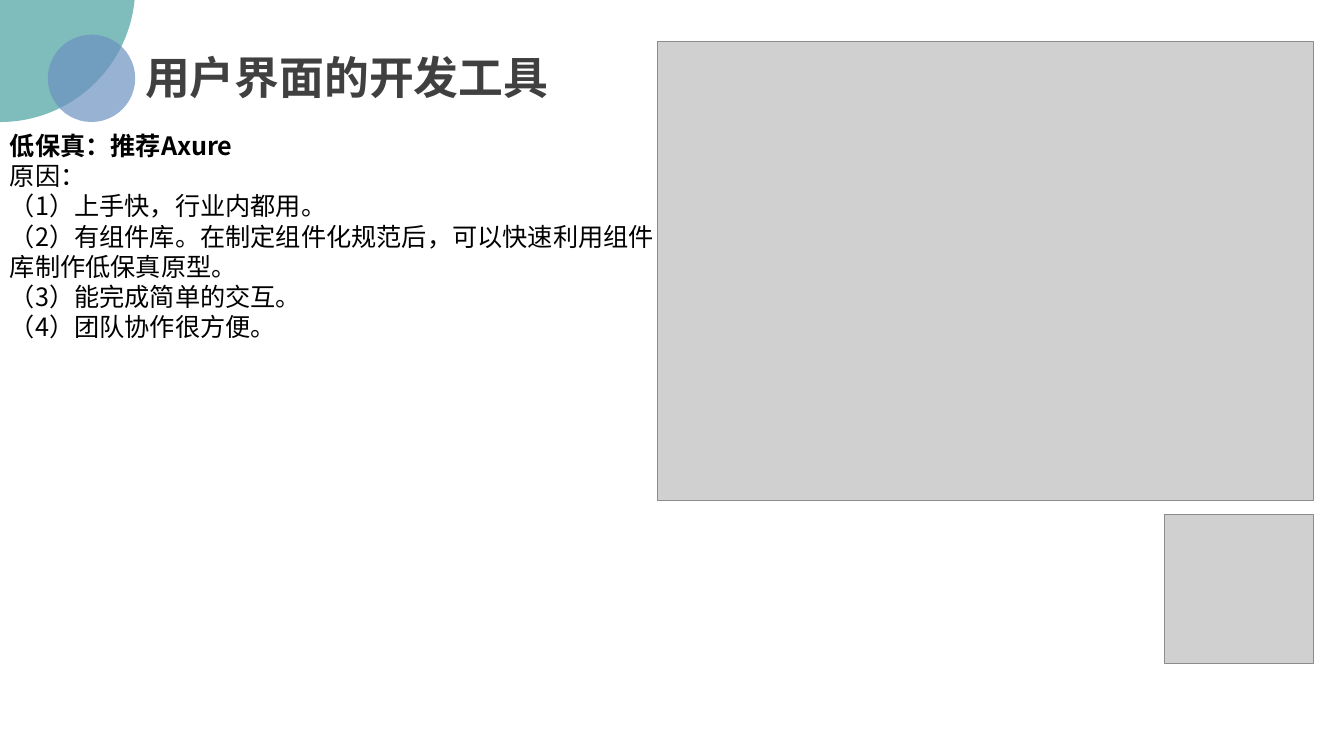
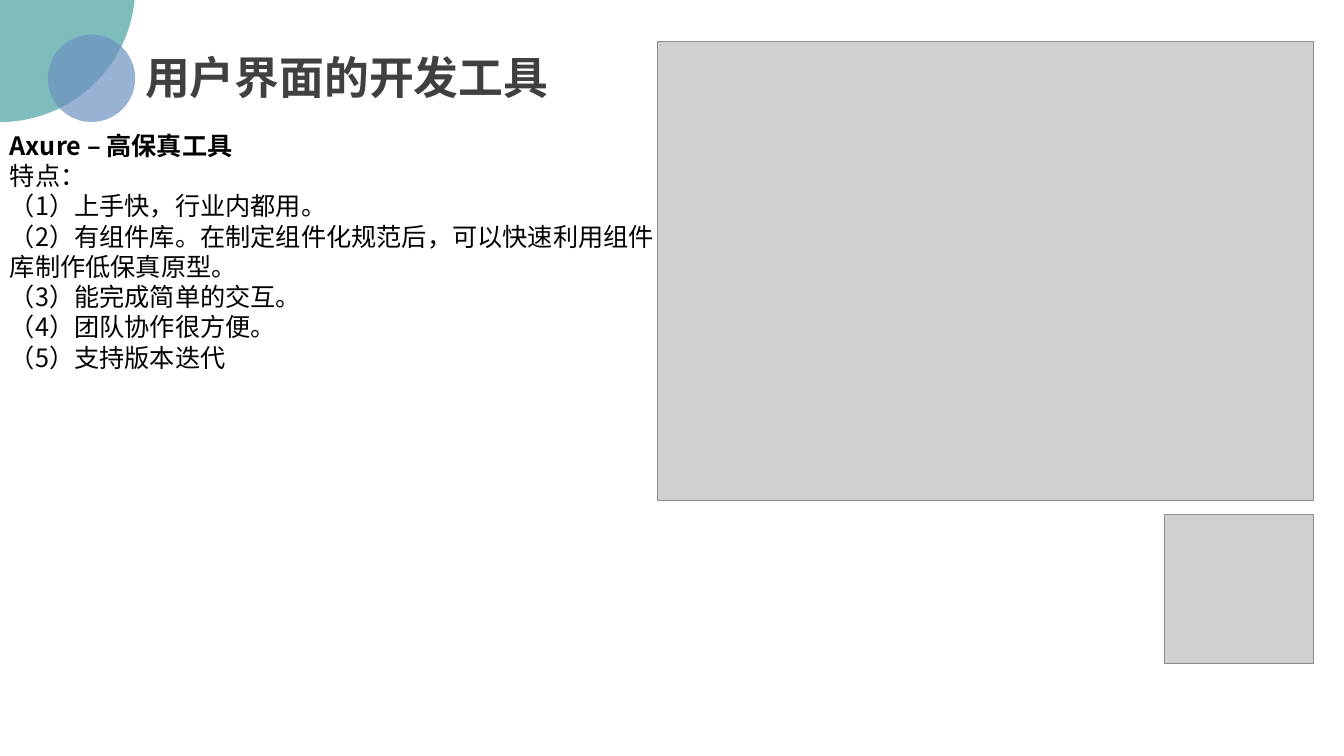
Before and after one commit to PRD2018/PRD2018-G15, a slide deck: slide 29 of 受控文档/02-其他任务/[PRD-15]UML基础二.pptx. Drawn at 1344x756 pixels with LibreOffice and Linux fonts; fonts in the diff are those of the drawing; grey boxes stand for pictures; background and template pictures are left out. Boxes give left, top, right and bottom in pixels: in the first picture for what was removed or moved away, otherwise in the second. Text is boxed around its words. In the diff, an @@ line names an element or a change of style, - is before the commit and + after.

```diff
--- a/受控文档/02-其他任务/[PRD-15]UML基础二.pptx
+++ b/受控文档/02-其他任务/[PRD-15]UML基础二.pptx
@@ text at (x1=10, y1=133, x2=654, y2=370): text changed @@
-低保真：推荐Axure
-原因：
-（1）上手快，行业内都用。
-（2）有组件库。在制定组件化规范后，可以快速利用组件库制作低保真原型。
-（3）能完成简单的交互。
-（4）团队协作很方便。
+Axure – 高保真工具
+特点：
+（1）上手快，行业内都用。
+（2）有组件库。在制定组件化规范后，可以快速利用组件库制作低保真原型。
+（3）能完成简单的交互。
+（4）团队协作很方便。
+（5）支持版本迭代
```
Also in this commit, not shown: 4 other slides changed, 3 slides removed.
